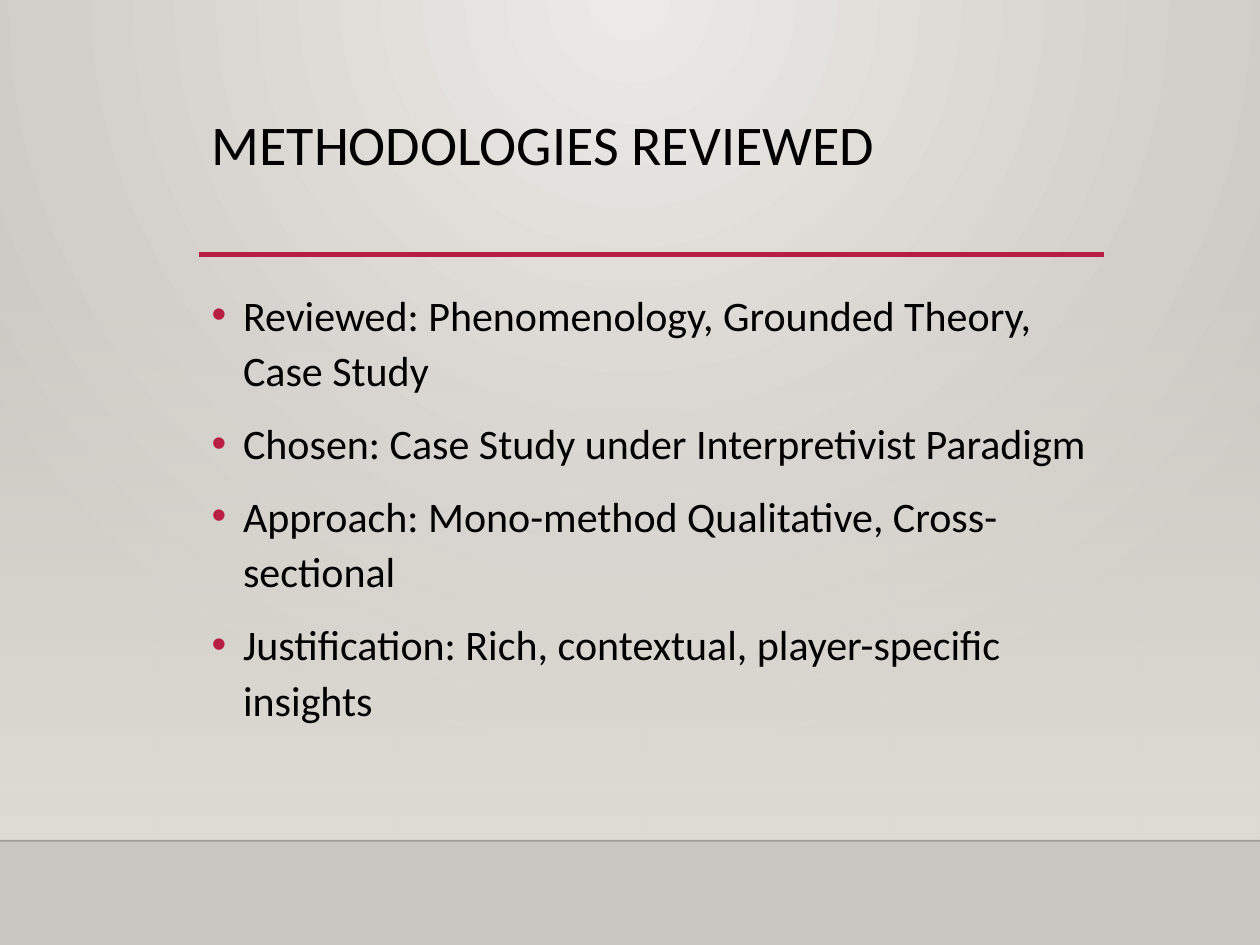
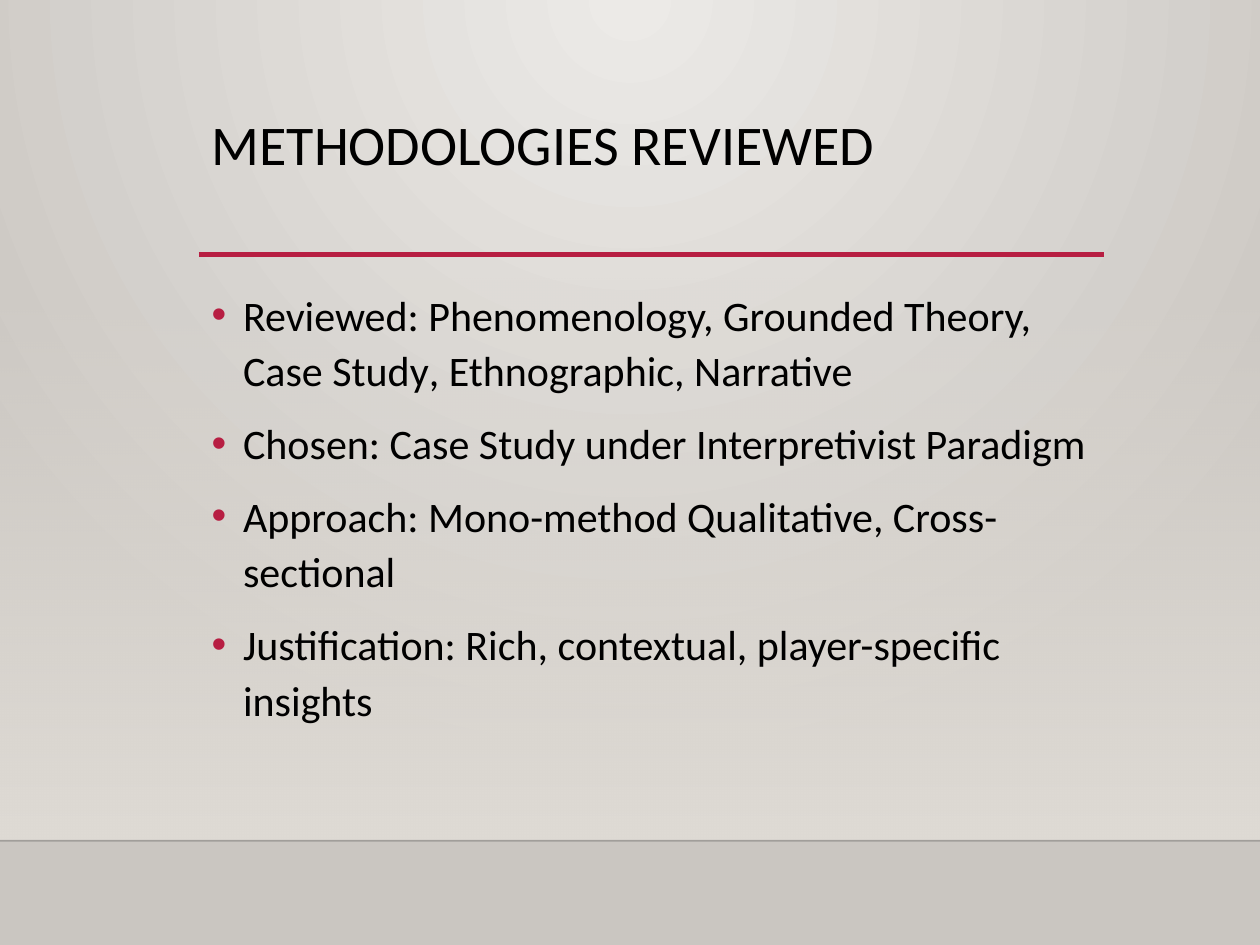
Before and after one commit to LeeLawliet/24_25_RD2, a slide deck: slide 2 of Oral_Review_Presentation_Lee_Xerri.pptx. Drawn at 1260x945 pixels with LibreOffice and Linux fonts; fonts in the diff are those of the drawing; background and template pictures are left out. Boxes give left, top, right and bottom in pixels: in the first picture for what was removed or moved away, otherwise in the second. Text is boxed around its words. In the diff, an @@ line names an element or a change of style, - is before the commit and + after.

```diff
--- a/Oral_Review_Presentation_Lee_Xerri.pptx
+++ b/Oral_Review_Presentation_Lee_Xerri.pptx
@@ text at [243,302,1031,394]: text changed @@
-• Reviewed: Phenomenology, Grounded Theory, Case Study
+• Reviewed: Phenomenology, Grounded Theory, Case Study, Ethnographic, Narrative
```
Also in this commit, not shown: 2 other slides changed, 3 slides added, 1 slide removed, 34 other files.
